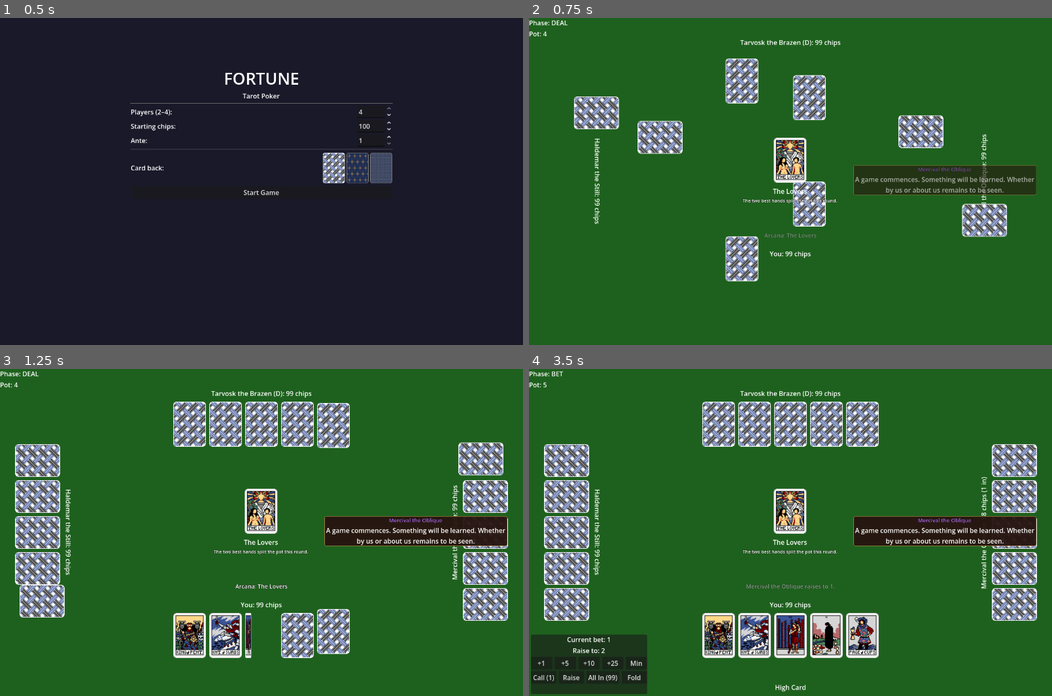
Above: before the commit, frames 1-4 (two rows, left to right).
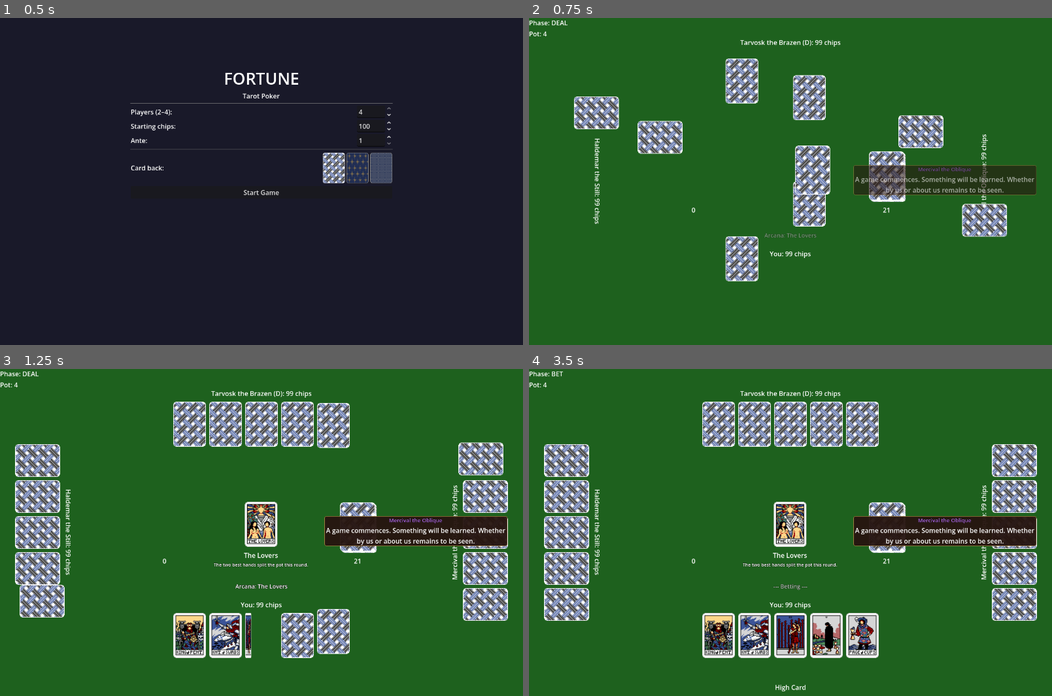
Above: after the commit, the same moments.

Repository: zenOfBass/Fortune
Game: Godot game, scene res://scenes/main_menu.tscn
Same seed, same stepped clock (60 frames per second), same inputs: the game is played once before the commit and once after it.
Inputs (mouse positions are in pixels of both pictures, inside the frame that each line leads up to):
- Up to frame 1 (0.5 s): no input
- Up to frame 2 (0.75 s): click "Start Game" at 0.5 s
- Up to frame 3 (1.25 s): no input
- Up to frame 4 (3.5 s): move the mouse to (717, 424) at 1.27 s; click (717, 424) at 1.42 s; tap Enter at 2 s; move the mouse to (753, 424) at 2.02 s; click (753, 424) at 2.17 s; move the mouse to (790, 424) at 2.77 s; click (790, 424) at 2.92 s

Frame 1 is identical in both runs. In frame 2, 2.8% of the frame differs, in the area x 31-72%, y 36-60%; in frame 3, 1.7%; in frame 4, 6.1%, in the area x 0-88%, y 4-100%.

Commit message:
Add card piles for major arcana to center of table

Diff:
--- a/scenes/game_table.tscn
+++ b/scenes/game_table.tscn
@@ -189,7 +189,8 @@
 anchor_left = 0.38
 anchor_right = 0.62
 anchor_top = 0.36
-anchor_bottom = 0.80
+anchor_bottom = 0.65
+alignment = 1
 visible = false
 
 [node name="ArcanaThumb" type="TextureRect" parent="CurrentArcana"]
@@ -210,6 +211,93 @@
 size_flags_horizontal = 3
 autowrap_mode = 3
 label_settings = SubResource("LabelSettings_desc")
+visible = false
+
+[node name="ArcanaDeck" type="VBoxContainer" parent="."]
+anchor_left = 0.63
+anchor_right = 0.74
+anchor_top = 0.36
+anchor_bottom = 0.65
+alignment = 1
+
+[node name="CardStack" type="Control" parent="ArcanaDeck"]
+custom_minimum_size = Vector2(88, 128)
+size_flags_horizontal = 4
+
+[node name="StackCard2" type="TextureRect" parent="ArcanaDeck/CardStack"]
+offset_left = 4.0
+offset_top = 4.0
+offset_right = 84.0
+offset_bottom = 124.0
+stretch_mode = 5
+expand_mode = 3
+
+[node name="StackCard1" type="TextureRect" parent="ArcanaDeck/CardStack"]
+offset_left = 2.0
+offset_top = 2.0
+offset_right = 82.0
+offset_bottom = 122.0
+stretch_mode = 5
+expand_mode = 3
+
+[node name="DeckCard" type="TextureRect" parent="ArcanaDeck/CardStack"]
+offset_right = 80.0
+offset_bottom = 120.0
+stretch_mode = 5
+expand_mode = 3
+
+[node name="DeckCountLabel" type="Label" parent="ArcanaDeck"]
+text = "22"
+horizontal_alignment = 1
+size_flags_horizontal = 3
+
+[node name="ArcanaDiscard" type="VBoxContainer" parent="."]
+anchor_left = 0.26
+anchor_right = 0.37
+anchor_top = 0.36
+anchor_bottom = 0.65
+alignment = 1
+
+[node name="CardStack" type="Control" parent="ArcanaDiscard"]
+custom_minimum_size = Vector2(88, 128)
+size_flags_horizontal = 4
+
+[node name="StackCard2" type="TextureRect" parent="ArcanaDiscard/CardStack"]
+offset_left = 4.0
+offset_top = 4.0
+offset_right = 84.0
+offset_bottom = 124.0
+stretch_mode = 5
+expand_mode = 3
+visible = false
+
+[node name="StackCard1" type="TextureRect" parent="ArcanaDiscard/CardStack"]
+offset_left = 2.0
+offset_top = 2.0
+offset_right = 82.0
+offset_bottom = 122.0
+stretch_mode = 5
+expand_mode = 3
+visible = false
+
+[node name="DiscardCard" type="TextureRect" parent="ArcanaDiscard/CardStack"]
+offset_right = 80.0
+offset_bottom = 120.0
+stretch_mode = 5
+expand_mode = 3
+visible = false
+
+[node name="DiscardCountLabel" type="Label" parent="ArcanaDiscard"]
+text = "0"
+horizontal_alignment = 1
+size_flags_horizontal = 3
+
+[node name="FlyingArcanaCard" type="TextureRect" parent="."]
+offset_right = 80.0
+offset_bottom = 120.0
+stretch_mode = 5
+expand_mode = 3
+mouse_filter = 2
 visible = false
 
 [node name="LatestLogLabel" type="Label" parent="."]
--- a/scenes/table.gd
+++ b/scenes/table.gd
@@ -39,6 +39,18 @@
 @onready var current_arcana_thumb: TextureRect = $CurrentArcana/ArcanaThumb
 @onready var current_arcana_name: Label = $CurrentArcana/ArcanaNameLabel
 @onready var current_arcana_desc: Label = $CurrentArcana/ArcanaDescLabel
+
+# ---- Arcana deck / discard pile ----------------------------------------------
+
+@onready var arcana_deck_card: TextureRect = $ArcanaDeck/CardStack/DeckCard
+@onready var arcana_deck_stack1: TextureRect = $ArcanaDeck/CardStack/StackCard1
+@onready var arcana_deck_stack2: TextureRect = $ArcanaDeck/CardStack/StackCard2
+@onready var arcana_deck_label: Label = $ArcanaDeck/DeckCountLabel
+@onready var arcana_discard_card: TextureRect = $ArcanaDiscard/CardStack/DiscardCard
+@onready var arcana_discard_stack1: TextureRect = $ArcanaDiscard/CardStack/StackCard1
+@onready var arcana_discard_stack2: TextureRect = $ArcanaDiscard/CardStack/StackCard2
+@onready var arcana_discard_label: Label = $ArcanaDiscard/DiscardCountLabel
+@onready var flying_arcana_card: TextureRect = $FlyingArcanaCard
 @onready var latest_log_label: Label = $LatestLogLabel
 
 # ---- Action panels -----------------------------------------------------------
@@ -87,6 +99,9 @@
 var _current_phase: String = ""
 var _pending_discard_indices: Array = []
 var _skip_player_hand_redraw: bool = false
+var _arcana_remaining: int = 22
+var _arcana_discard_count: int = 0
+var _current_arcana_id: int = -1
 
 func _ready() -> void:
 	_flip_sfx = AudioStreamPlayer.new()
@@ -179,6 +194,14 @@
 			ls.font_color = _SPEAKER_COLORS[pidx]
 			_colored_label_settings[pidx] = ls
 
+	var back_tex := load(SettingsManager.card_back_path()) as Texture2D
+	arcana_deck_card.texture = back_tex
+	arcana_deck_stack1.texture = back_tex
+	arcana_deck_stack2.texture = back_tex
+	arcana_discard_stack1.texture = back_tex
+	arcana_discard_stack2.texture = back_tex
+	flying_arcana_card.pivot_offset = Vector2(40.0, 60.0)
+
 	GameManager.start_game()
 	if GameManager.players.size() > 0:
 		_starting_chips = GameManager.players[0].chips
@@ -289,7 +312,10 @@
 		ai1_area.modulate = Color.WHITE
 		ai2_area.modulate = Color.WHITE
 		ai3_area.modulate = Color.WHITE
-		current_arcana.visible = false
+		if _current_arcana_id >= 0:
+			_fly_arcana_to_discard()
+		else:
+			current_arcana.visible = false
 		current_arcana_thumb.texture = null
 		current_arcana_name.text = ""
 		current_arcana_desc.text = ""
@@ -420,11 +446,16 @@
 
 func _on_arcana_revealed(arcana_id: int, _arcana_name: String) -> void:
 	_hide_all_overlays()
+	_current_arcana_id = arcana_id
+	_arcana_remaining = maxi(0, _arcana_remaining - 1)
+	_update_arcana_deck_display()
 	var tex_path := MajorArcana.texture_path(arcana_id)
-	current_arcana_thumb.texture = load(tex_path) if ResourceLoader.exists(tex_path) else null
+	var face_tex: Texture2D = load(tex_path) if ResourceLoader.exists(tex_path) else null
+	current_arcana_thumb.texture = face_tex
 	current_arcana_name.text = MajorArcana.arcana_name(arcana_id)
 	current_arcana_desc.text = MajorArcana.get_desc(arcana_id)
 	current_arcana_desc.visible = true
+	await _fly_arcana_from_deck(face_tex)
 	current_arcana.visible = true
 	DialogueManager.try_fire_any("arcana_revealed_%d" % arcana_id, 0.85, {"arcana_name": MajorArcana.arcana_name(arcana_id)})
 	if randf() < 0.25:
@@ -437,6 +468,11 @@
 
 func _on_arcana_cancelled(cancelled_id: int) -> void:
 	phase_label.text = "Hierophant cancelled: " + MajorArcana.arcana_name(cancelled_id)
+	_arcana_remaining = maxi(0, _arcana_remaining - 1)
+	_update_arcana_deck_display()
+	var tex_path := MajorArcana.texture_path(cancelled_id)
+	var face_tex: Texture2D = load(tex_path) if ResourceLoader.exists(tex_path) else null
+	_fly_arcana_deck_to_discard(face_tex)
 
 func _on_last_round_announced() -> void:
 	last_round_label.visible = true
@@ -644,6 +680,78 @@
 	await get_tree().create_timer(5.0).timeout
 	get_tree().change_scene_to_file("res://scenes/main_menu.tscn")
 
+func _update_arcana_deck_display() -> void:
+	arcana_deck_label.text = str(_arcana_remaining)
+	arcana_deck_card.visible = _arcana_remaining > 0
+	arcana_deck_stack1.visible = _arcana_remaining > 1
+	arcana_deck_stack2.visible = _arcana_remaining > 2
+
+func _update_arcana_discard_display() -> void:
+	arcana_discard_label.text = str(_arcana_discard_count)
+	arcana_discard_card.visible = _arcana_discard_count > 0
+	arcana_discard_stack1.visible = _arcana_discard_count > 1
+	arcana_discard_stack2.visible = _arcana_discard_count > 2
+
+func _fly_arcana_from_deck(face_tex: Texture2D) -> void:
+	flying_arcana_card.texture = load(SettingsManager.card_back_path())
+	flying_arcana_card.scale = Vector2.ONE
+	flying_arcana_card.position = arcana_deck_card.get_global_rect().position
+	flying_arcana_card.visible = true
+	# Show current_arcana invisibly for one frame so its layout is computed.
+	current_arcana.modulate.a = 0.0
+	current_arcana.visible = true
+	await get_tree().process_frame
+	var to_pos := current_arcana_thumb.get_global_rect().position
+	current_arcana.visible = false
+	current_arcana.modulate.a = 1.0
+	var t: Tween = create_tween()
+	t.tween_property(flying_arcana_card, "position", to_pos, 0.45) \
+		.set_ease(Tween.EASE_OUT).set_trans(Tween.TRANS_CUBIC)
+	await t.finished
+	if face_tex != null:
+		t = create_tween()
+		t.tween_property(flying_arcana_card, "scale:x", 0.0, 0.09)
+		t.tween_callback(func(): flying_arcana_card.texture = face_tex)
+		t.tween_property(flying_arcana_card, "scale:x", 1.0, 0.09)
+		await t.finished
+	flying_arcana_card.visible = false
+
+func _fly_arcana_to_discard() -> void:
+	var id := _current_arcana_id
+	_current_arcana_id = -1
+	var tex_path := MajorArcana.texture_path(id)
+	var face_tex: Texture2D = load(tex_path) if ResourceLoader.exists(tex_path) else null
+	var from_pos := current_arcana_thumb.get_global_rect().position
+	flying_arcana_card.texture = face_tex
+	flying_arcana_card.scale = Vector2.ONE
+	flying_arcana_card.position = from_pos
+	flying_arcana_card.visible = true
+	current_arcana.visible = false
+	var to_pos := arcana_discard_card.get_global_rect().position
+	var t: Tween = create_tween()
+	t.tween_property(flying_arcana_card, "position", to_pos, 0.40) \
+		.set_ease(Tween.EASE_IN).set_trans(Tween.TRANS_CUBIC)
+	await t.finished
+	flying_arcana_card.visible = false
+	_arcana_discard_count += 1
+	arcana_discard_card.texture = face_tex
+	_update_arcana_discard_display()
+
+func _fly_arcana_deck_to_discard(face_tex: Texture2D) -> void:
+	flying_arcana_card.texture = load(SettingsManager.card_back_path())
+	flying_arcana_card.scale = Vector2.ONE
+	flying_arcana_card.position = arcana_deck_card.get_global_rect().position
+	flying_arcana_card.visible = true
+	var to_pos := arcana_discard_card.get_global_rect().position
+	var t: Tween = create_tween()
+	t.tween_property(flying_arcana_card, "position", to_pos, 0.40) \
+		.set_ease(Tween.EASE_IN).set_trans(Tween.TRANS_CUBIC)
+	await t.finished
+	flying_arcana_card.visible = false
+	_arcana_discard_count += 1
+	arcana_discard_card.texture = face_tex
+	_update_arcana_discard_display()
+
 func _on_game_log(message: String) -> void:
 	print(message)
 	log_label.append_text(message + "\n")
